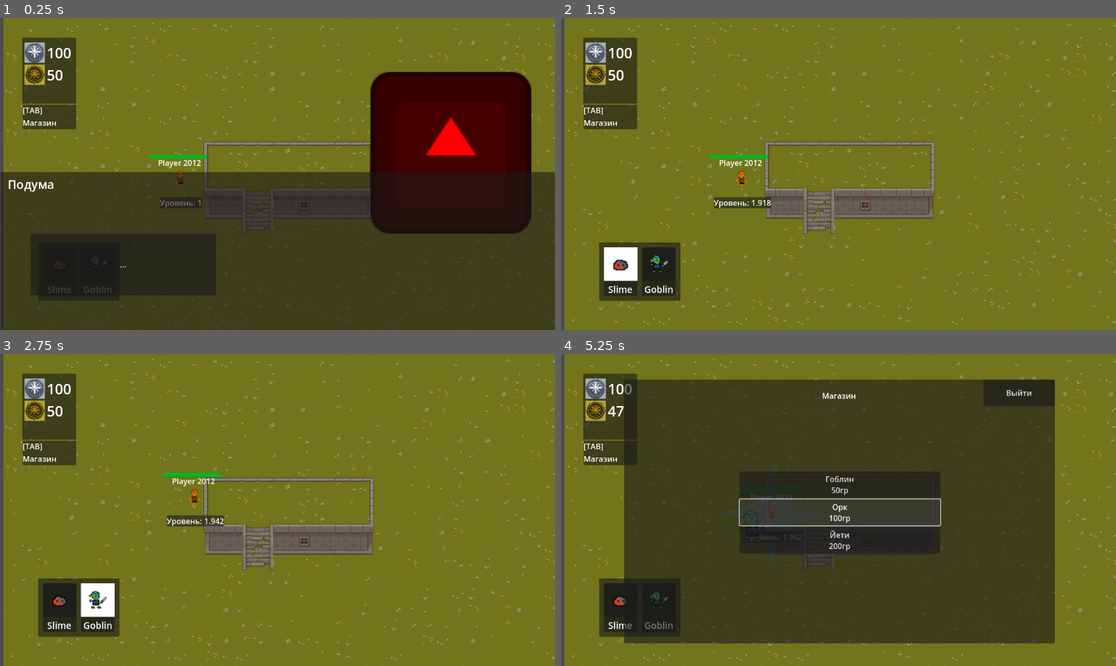
Above: before the commit, frames 1-4 (two rows, left to right).
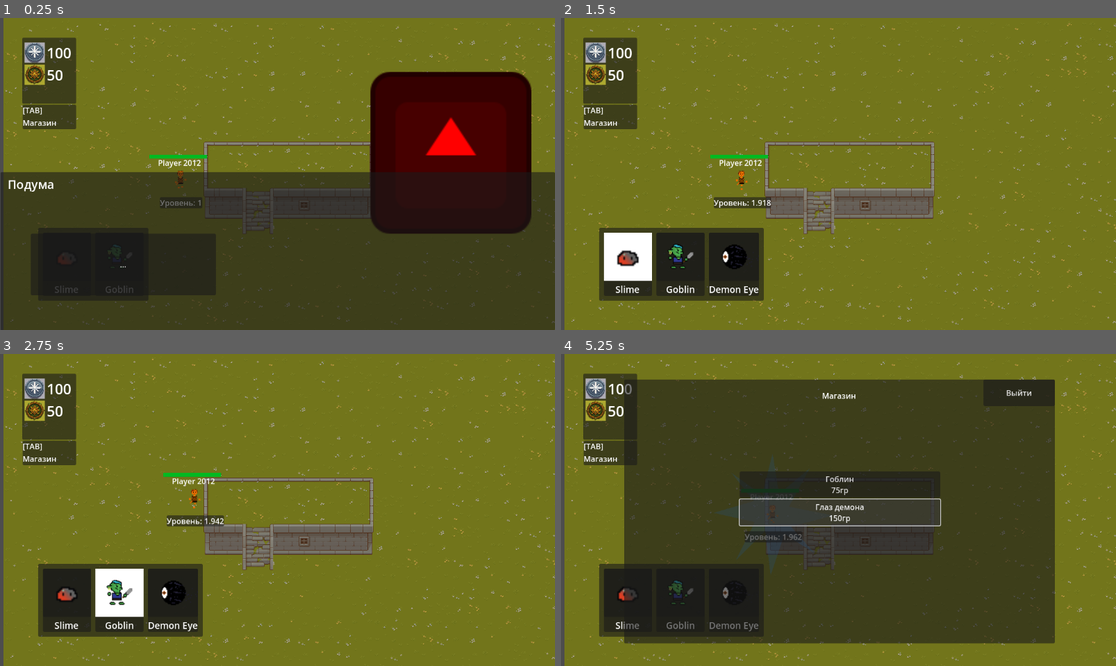
Above: after the commit, the same moments.

Repository: lunaro-4/WerewolfDestroyers
Game: Godot game, scene res://Scenes/main_scene.tscn
Two runs of this game, one before a commit and one after it. Both use one fixed random seed, a clock stepped at 60 frames per second and the inputs below. This scene is started directly instead of the project's main scene. The engine's default icon, where the game draws it, is replaced by a stand-in: a white triangle on a blue panel in a dark square.
Inputs (mouse positions are in pixels of both pictures, inside the frame that each line leads up to; where the layout moved, square brackets give the same spot in the first picture):
- Up to frame 1 (0.25 s): no input
- Up to frame 2 (1.5 s): click "..." at 0.5 s; click (627, 258) [622, 264] at 1.25 s
- Up to frame 3 (2.75 s): click (122, 594) [99, 600] at 2 s
- Up to frame 4 (5.25 s): click (733, 594) at 2.77 s; tap Enter (Suget) at 3.5 s; move the mouse to (960, 494) at 3.52 s; hold Right (right) 3.53-4.25 s; click (960, 494) at 3.6 s; tap Tab (Shop) at 3.77 s; click "Гоблин 50гр" (after the commit: "Гоблин 75гр") at 4.25 s; click (838, 513) at 5 s, where only the run before the commit has a clickable "Орк 100гр"

The runs differ from the first frame. In frame 1, 0.2% of the frame differs, in the area x 6-27%, y 67-90%; in frame 2, 5.3%, in the area x 6-37%, y 67-91%; in frame 3, 5.3%; in frame 4, 4.4%.

Commit message:
Добавил босса в кнопки

Diff:
--- a/Scenes/main_scene.tscn
+++ b/Scenes/main_scene.tscn
@@ -9,6 +9,7 @@
 [ext_resource type="Theme" uid="uid://lk60rpu5lxfr" path="res://core_theme.tres" id="9_wmyj5"]
 [ext_resource type="Texture2D" uid="uid://8eckh1e7trtr" path="res://Assets/EntitySprite/goblin_one.png" id="9_yumlc"]
 [ext_resource type="Texture2D" uid="uid://diuykx4dqar12" path="res://Assets/Icons/Pixel Blender_cD0MffqsRMO6574gw0akIg_a highly detailed badge icon for a fantasy role playing game, game ui icon_inference-img2img_1710000670.png" id="10_2fxyr"]
+[ext_resource type="Texture2D" uid="uid://bigitytwrkvmg" path="res://Assets/EntitySprite/boss_one.png" id="10_ubjur"]
 [ext_resource type="AudioStream" uid="uid://cs74adnfxlurn" path="res://Music/SujetTeme.mp3" id="11_gojlf"]
 [ext_resource type="PackedScene" uid="uid://cg3ph24q0cm1b" path="res://Scenes/settings.tscn" id="11_ocvj2"]
 [ext_resource type="PackedScene" uid="uid://cdx88upr5nv6n" path="res://Scenes/pausem.tscn" id="12_h72wx"]
@@ -169,7 +170,7 @@
 
 [node name="SlimeButton" type="TextureButton" parent="ChooseUnit/UnitContainer/MarginContainer/HBoxContainer/SlimeContainer/PanelContainer/SlimeButton/PanelContainer"]
 unique_name_in_owner = true
-custom_minimum_size = Vector2(70, 70)
+custom_minimum_size = Vector2(100, 100)
 layout_mode = 2
 size_flags_vertical = 0
 toggle_mode = true
@@ -185,6 +186,7 @@
 
 [node name="GoblinContainer" type="MarginContainer" parent="ChooseUnit/UnitContainer/MarginContainer/HBoxContainer"]
 unique_name_in_owner = true
+visible = false
 layout_mode = 2
 theme_override_constants/margin_left = 5
 
@@ -205,7 +207,7 @@
 
 [node name="GoblinButton" type="TextureButton" parent="ChooseUnit/UnitContainer/MarginContainer/HBoxContainer/GoblinContainer/PanelContainer/GoblinButton2/PanelContainer"]
 unique_name_in_owner = true
-custom_minimum_size = Vector2(70, 70)
+custom_minimum_size = Vector2(100, 100)
 layout_mode = 2
 size_flags_vertical = 0
 toggle_mode = true
@@ -218,6 +220,43 @@
 size_flags_vertical = 10
 theme = SubResource("Theme_iigil")
 text = "Goblin"
+
+[node name="EyeContainer" type="MarginContainer" parent="ChooseUnit/UnitContainer/MarginContainer/HBoxContainer"]
+unique_name_in_owner = true
+visible = false
+layout_mode = 2
+theme_override_constants/margin_left = 5
+
+[node name="PanelContainer" type="PanelContainer" parent="ChooseUnit/UnitContainer/MarginContainer/HBoxContainer/EyeContainer"]
+layout_mode = 2
+
+[node name="GoblinButton2" type="VBoxContainer" parent="ChooseUnit/UnitContainer/MarginContainer/HBoxContainer/EyeContainer/PanelContainer"]
+layout_mode = 2
+
+[node name="PanelContainer" type="PanelContainer" parent="ChooseUnit/UnitContainer/MarginContainer/HBoxContainer/EyeContainer/PanelContainer/GoblinButton2"]
+layout_mode = 2
+
+[node name="EyePanel" type="Panel" parent="ChooseUnit/UnitContainer/MarginContainer/HBoxContainer/EyeContainer/PanelContainer/GoblinButton2/PanelContainer"]
+unique_name_in_owner = true
+modulate = Color(1, 1, 1, 0)
+layout_mode = 2
+theme_override_styles/panel = SubResource("StyleBoxFlat_0aqky")
+
+[node name="EyeButton" type="TextureButton" parent="ChooseUnit/UnitContainer/MarginContainer/HBoxContainer/EyeContainer/PanelContainer/GoblinButton2/PanelContainer"]
+unique_name_in_owner = true
+custom_minimum_size = Vector2(100, 100)
+layout_mode = 2
+size_flags_vertical = 0
+toggle_mode = true
+texture_normal = ExtResource("10_ubjur")
+stretch_mode = 0
+
+[node name="EyeText" type="Label" parent="ChooseUnit/UnitContainer/MarginContainer/HBoxContainer/EyeContainer/PanelContainer/GoblinButton2"]
+layout_mode = 2
+size_flags_horizontal = 4
+size_flags_vertical = 10
+theme = SubResource("Theme_iigil")
+text = "Demon Eye"
 
 [node name="PauseMenulayer" type="CanvasLayer" parent="."]
 visible = false
@@ -269,6 +308,9 @@
 [connection signal="mouse_entered" from="ChooseUnit/UnitContainer/MarginContainer/HBoxContainer/GoblinContainer/PanelContainer/GoblinButton2/PanelContainer/GoblinButton" to="." method="_on_mouse_entered"]
 [connection signal="mouse_exited" from="ChooseUnit/UnitContainer/MarginContainer/HBoxContainer/GoblinContainer/PanelContainer/GoblinButton2/PanelContainer/GoblinButton" to="." method="_on_mouse_exited"]
 [connection signal="toggled" from="ChooseUnit/UnitContainer/MarginContainer/HBoxContainer/GoblinContainer/PanelContainer/GoblinButton2/PanelContainer/GoblinButton" to="." method="_on_goblin_button_toggled"]
+[connection signal="mouse_entered" from="ChooseUnit/UnitContainer/MarginContainer/HBoxContainer/EyeContainer/PanelContainer/GoblinButton2/PanelContainer/EyeButton" to="." method="_on_mouse_entered"]
+[connection signal="mouse_exited" from="ChooseUnit/UnitContainer/MarginContainer/HBoxContainer/EyeContainer/PanelContainer/GoblinButton2/PanelContainer/EyeButton" to="." method="_on_mouse_exited"]
+[connection signal="toggled" from="ChooseUnit/UnitContainer/MarginContainer/HBoxContainer/EyeContainer/PanelContainer/GoblinButton2/PanelContainer/EyeButton" to="." method="_on_eye_button_toggled"]
 [connection signal="pressed" from="PauseMenulayer/pausem/Panel/VBoxContainer/Return_bitton" to="Manager" method="_on_return_bitton_pressed"]
 [connection signal="pressed" from="PauseMenulayer/pausem/Panel/VBoxContainer/Button2" to="Manager" method="_on_button_2_pressed"]
 [connection signal="pressed" from="PauseMenulayer/pausem/Panel/VBoxContainer/Settings" to="Manager" method="_on_settings_pressed"]
--- a/Scenes/player_character.tscn
+++ b/Scenes/player_character.tscn
@@ -150,6 +150,7 @@
 hitbox = NodePath("../HitBox2Component")
 
 [node name="HitBox2Component" type="Area2D" parent="Attacks" node_paths=PackedStringArray("attack_component", "hit_animation_object")]
+scale = Vector2(2.02, 2.02)
 script = ExtResource("7_ctyau")
 damage = 5.0
 attack_component = NodePath("../Attack2Component")
--- a/Scenes/shop.tscn
+++ b/Scenes/shop.tscn
@@ -41,14 +41,15 @@
 [node name="Goblin" type="Button" parent="Panel/VBoxContainer"]
 layout_mode = 2
 text = "Гоблин
-50гр"
+75гр"
 
-[node name="Ork" type="Button" parent="Panel/VBoxContainer"]
+[node name="Demon Eye" type="Button" parent="Panel/VBoxContainer"]
 layout_mode = 2
-text = "Орк
-100гр"
+text = "Глаз демона
+150гр"
 
 [node name="Yeti" type="Button" parent="Panel/VBoxContainer"]
+visible = false
 layout_mode = 2
 text = "Йети
 200гр"
--- a/Scripts/level.gd
+++ b/Scripts/level.gd
@@ -2,8 +2,7 @@
 
 
 
-var slime = preload("res://Scenes/slime.tscn")
-var goblin = preload("res://Scenes/goblin.tscn")
+
 
 const MOVE_RADIUS = 500
 
@@ -48,6 +47,57 @@
 ################################
 
 func _process(_delta):
+	summon_logic()
+	update_container_state()
+	pass
+
+################################
+
+
+###########################################################
+# Переключение выбранного юнита
+###########################################################
+
+var slime = preload("res://Scenes/slime.tscn")
+var goblin = preload("res://Scenes/goblin.tscn")
+var eye = preload("res://Scenes/big_boss.tscn")
+
+@onready var creatures : Array[String] = ["None", "Slime", "Goblin", "Eye"]
+@onready var chosen_creature = creatures[0]
+
+@onready var slime_container = %SlimeContainer as MarginContainer
+@onready var goblin_container = %GoblinContainer as MarginContainer
+@onready var eye_container = %EyeContainer as MarginContainer
+
+
+@onready var slime_button = %SlimeButton as TextureButton
+@onready var goblin_button = %GoblinButton as TextureButton
+@onready var eye_button = %EyeButton as TextureButton
+
+
+@onready var slime_panel = %SlimePanel as Panel
+@onready var goblin_panel = %GoblinPanel as Panel
+@onready var eye_panel = %EyePanel as Panel
+
+
+@onready var goblin_unlocked : bool = true
+@onready var eye_unlocked : bool = true
+
+@onready var mouse_over_button := false
+
+func button_toggle(button : TextureButton,panel : Panel , state: bool):
+	button.button_pressed = state
+	var color : int
+	if state:
+		color = 1
+	else:
+		color = 0
+	panel.modulate.a = color
+	#print(panel.self_modulate.a)
+
+	pass
+
+func summon_logic():
 	if Input.is_action_just_pressed("LMBclick")and !mouse_over_button:
 		if current_gold >= 0:
 			if chosen_creature == creatures[0]:
@@ -56,56 +106,38 @@
 				spawn_enemy(slime, 5)
 			elif chosen_creature == creatures[2]:
 				spawn_enemy(goblin, 10)
+			elif chosen_creature == creatures[3]:
+				spawn_enemy(eye, 20)
 		else:
 			print("not enough gold!")
-	pass
-
-################################
-
-
-###########################################################
-# Переключение выбранного юнита
-###########################################################
-
-@onready var creatures : Array[String] = ["None", "Slime", "Goblin"]
-@onready var chosen_creature = creatures[0]
-
-@onready var slime_container = %SlimeContainer as MarginContainer
-@onready var goblin_container = %GoblinContainer as MarginContainer
-
-@onready var slime_button = %SlimeButton as TextureButton
-@onready var goblin_button = %GoblinButton as TextureButton
-
-@onready var slime_panel = %SlimePanel as Panel
-@onready var goblin_panel = %GoblinPanel as Panel
-
-@onready var goblin_unlocked : bool = true
-
-@onready var mouse_over_button := false
-
-func button_toggle(button : TextureButton,panel : Panel , state: bool):
-	button.button_pressed = state
-	var color : int
-	if state:
-		color = 1
-	else:
-		color = 0
-	panel.modulate.a = color
-	#print(panel.self_modulate.a)
-
-	pass
+
+func update_container_state():
+	#print("checking:  ", goblin_unlocked, "  ", eye_unlocked )
+	if goblin_unlocked:
+		#print("Goblin:  ", goblin_unlocked )
+		goblin_container.visible = true
+	else:
+		goblin_container.visible = false
+	if eye_unlocked:
+		#print("Eye ", eye_unlocked )
+		eye_container.visible = true
+	else:
+		eye_container.visible = false
 
 
 func buttons_refresh():
 	active_refresh = true
 	button_toggle(slime_button, slime_panel, false)
 	button_toggle(goblin_button, goblin_panel, false)
+	button_toggle(eye_button, eye_panel, false)
 	if chosen_creature == creatures[0]:
 		pass
 	elif chosen_creature == creatures[1]:
 		button_toggle(slime_button, slime_panel, true)
 	elif chosen_creature == creatures[2]:
 		button_toggle(goblin_button, goblin_panel, true)
+	elif chosen_creature == creatures[3]:
+		button_toggle(eye_button, eye_panel, true)
 	else:
 		chosen_creature == creatures[0]
 	#print("Choice:  ",chosen_creature)
@@ -134,6 +166,17 @@
 		chosen_creature = creatures[0]
 		buttons_refresh()
 
+
+func _on_eye_button_toggled(toggled_on):
+	if !eye_unlocked:
+		return
+	if toggled_on and !active_refresh:
+		chosen_creature = creatures[3]
+		buttons_refresh()
+	elif chosen_creature == creatures[3] and !active_refresh:
+		chosen_creature = creatures[0]
+		buttons_refresh()
+	pass
 
 func _on_mouse_entered():
 	#print("enter")
--- a/Scripts/player_character.gd
+++ b/Scripts/player_character.gd
@@ -64,12 +64,19 @@
 	attack_component.attack()
 
 
+func upscale(item: Node2D, scale_value : float):
+	item.scale.x = scale_value
+	item.scale.y = item.scale.x
 
 func _process(delta):
 	var difficulty_level = level*(DIFFICULTY_RAMP* difficulty_scale)*delta
 	level = level + difficulty_level
 	$PanelContainer/HBoxContainer/LevelText.set_text(str(snapped(level, 0.001)))
 	attack_component.tweak_damage(level)
+	var upscale_value = ((level-1)/6)+1
+	upscale($Attacks/HitBox1Component, upscale_value )
+	upscale($CollisionShape, upscale_value )
+	upscale($Attacks/HitBox1Component, upscale_value )
 	if floor(level) >= 2 and not_second_level:
 		$HealthComponent.multiply_health(2)
 		not_second_level = false
Binary file added: Assets/EntitySprite/destroy_anim.png
Not shown, added: Assets/EntitySprite/destroy_anim.png.import
Not shown: 1 places in Scenes/main_scene.tscn that only renumber resources
